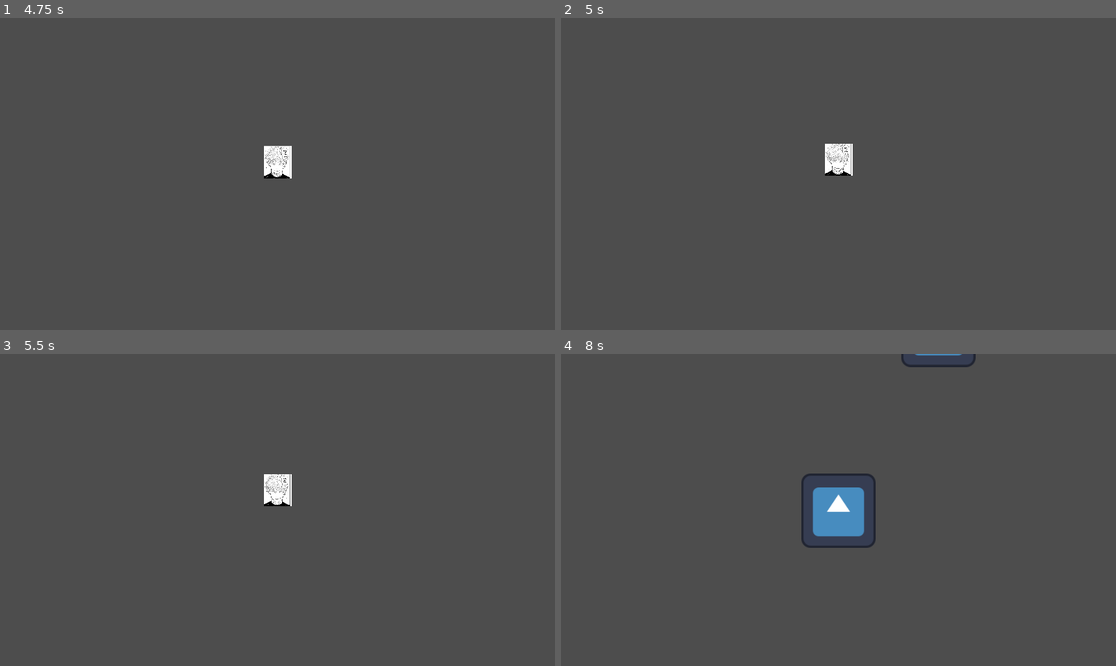
Above: before the commit, frames 1-4 (two rows, left to right).
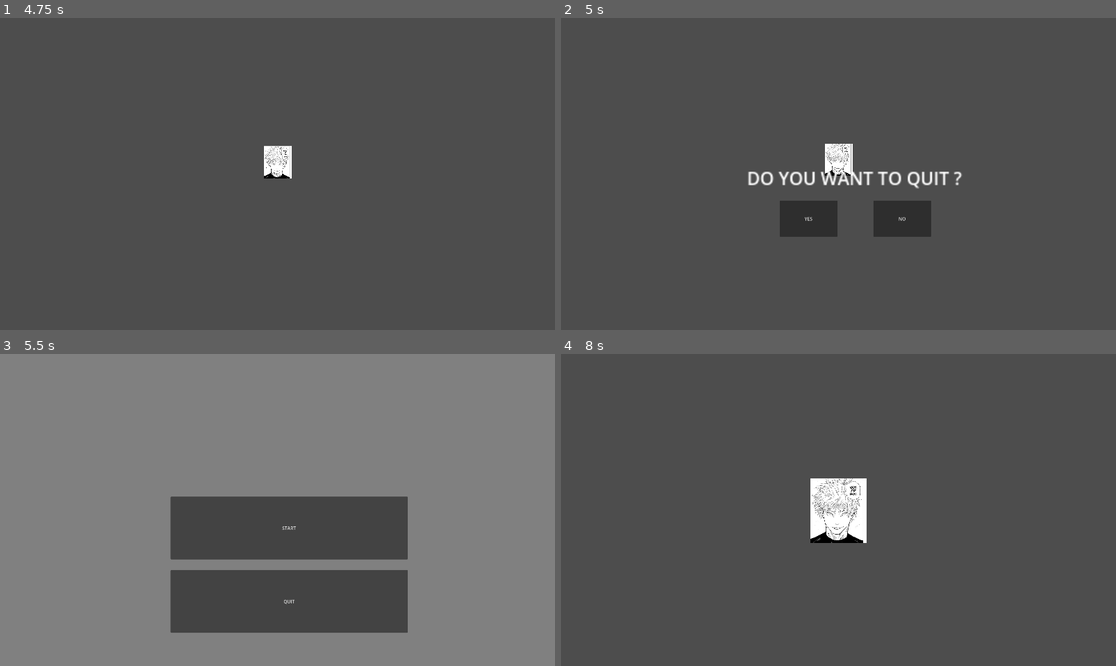
Above: after the commit, the same moments.

Repository: CrazyKamel/bbqJam
Game: Godot game, scene res://src/main.tscn
Same seed, same stepped clock (60 frames per second), same inputs: the game is played once before the commit and once after it. The engine's default icon, where the game draws it, is replaced by a stand-in: a white triangle on a blue panel in a dark square.
Inputs (mouse positions are in pixels of both pictures, inside the frame that each line leads up to):
- Up to frame 1 (4.75 s): click "START" at 0.5 s; tap Enter at 1.25 s; hold Space (space) 1.28-2.03 s; tap Tab at 2.1, 3.6 s; hold Space (space) 2.78-3.53 s; hold Space (space) from 4.28 s (still down)
- Up to frame 2 (5 s): keep holding Space (space); tap Escape (ui_cancel) at 4.9 s
- Up to frame 3 (5.5 s): release Space (space) at 5 s; click (249, 553) at 5 s, where only the run after the commit has a clickable "YES"
- Up to frame 4 (8 s): click (849, 528) at 5.75 s, where only the run after the commit has a clickable "START"; tap Tab at 6.6 s; hold Space (space) from 7.28 s (still down)

Frame 1 is identical in both runs. In frame 2, 3.2% of the frame differs, in the area x 33-73%, y 49-71%; in frame 3, 83%, in the area x 0-100%, y 0-100%; in frame 4, 2.7%.

Commit message:
add quit and confirm quit

Diff:
--- /dev/null
+++ b/src/ConfirmQuit/confirmQuit.gd
@@ -0,0 +1,20 @@
+extends Control
+
+
+# Called when the node enters the scene tree for the first time.
+func _ready():
+	pass # Replace with function body.
+
+
+# Called every frame. 'delta' is the elapsed time since the previous frame.
+func _process(delta):
+	pass
+
+
+func _on_yes_button_pressed():
+	Global.goto_scene("res://src/main.tscn")
+
+
+func _on_no_button_pressed():
+	get_parent().subscribeCancelQuit();
+	self.queue_free()
--- /dev/null
+++ b/src/ConfirmQuit/confirmQuit.tscn
@@ -0,0 +1,40 @@
+[gd_scene load_steps=2 format=3 uid="uid://do8f3rxt2wwpn"]
+
+[ext_resource type="Script" path="res://src/ConfirmQuit/confirmQuit.gd" id="1_mw81b"]
+
+[node name="ConfirmQuit" type="Control"]
+layout_mode = 3
+anchor_right = 1.0
+anchor_bottom = 1.0
+offset_right = -1920.0
+offset_bottom = -1080.0
+script = ExtResource("1_mw81b")
+
+[node name="YesButton" type="Button" parent="."]
+layout_mode = 0
+offset_left = 757.0
+offset_top = 590.0
+offset_right = 957.0
+offset_bottom = 715.0
+text = "YES"
+
+[node name="NoButton" type="Button" parent="."]
+layout_mode = 0
+offset_left = 1081.0
+offset_top = 590.0
+offset_right = 1281.0
+offset_bottom = 715.0
+text = "NO
+"
+
+[node name="Label" type="Label" parent="."]
+layout_mode = 0
+offset_left = 644.0
+offset_top = 467.0
+offset_right = 842.0
+offset_bottom = 494.0
+scale = Vector2(3.835, 3.835)
+text = "DO YOU WANT TO QUIT ?"
+
+[connection signal="pressed" from="YesButton" to="." method="_on_yes_button_pressed"]
+[connection signal="pressed" from="NoButton" to="." method="_on_no_button_pressed"]
--- a/src/OpenSpace/openSpace.gd
+++ b/src/OpenSpace/openSpace.gd
@@ -1,9 +1,11 @@
 extends Node2D
 
+var confirmQuit = preload("res://src/ConfirmQuit/confirmQuit.tscn")
 @export var collegue: PackedScene
 var timer := Timer.new()
 
 var score = 0
+var confirmQuitCheck = true
 
 func collegueDiedRIP():
 	print("HE DIED NOOOOOOOOOOOOOOOOO")
@@ -44,3 +46,12 @@
 		if score%100 == 0:
 			print(score)
 	pass
+
+func _input(event):
+	if event.is_action_pressed("ui_cancel") && confirmQuitCheck:
+		var confirmQuitInstance = confirmQuit.instantiate()
+		add_child(confirmQuitInstance)
+		confirmQuitCheck = false
+
+func subscribeCancelQuit():
+	confirmQuitCheck = true
